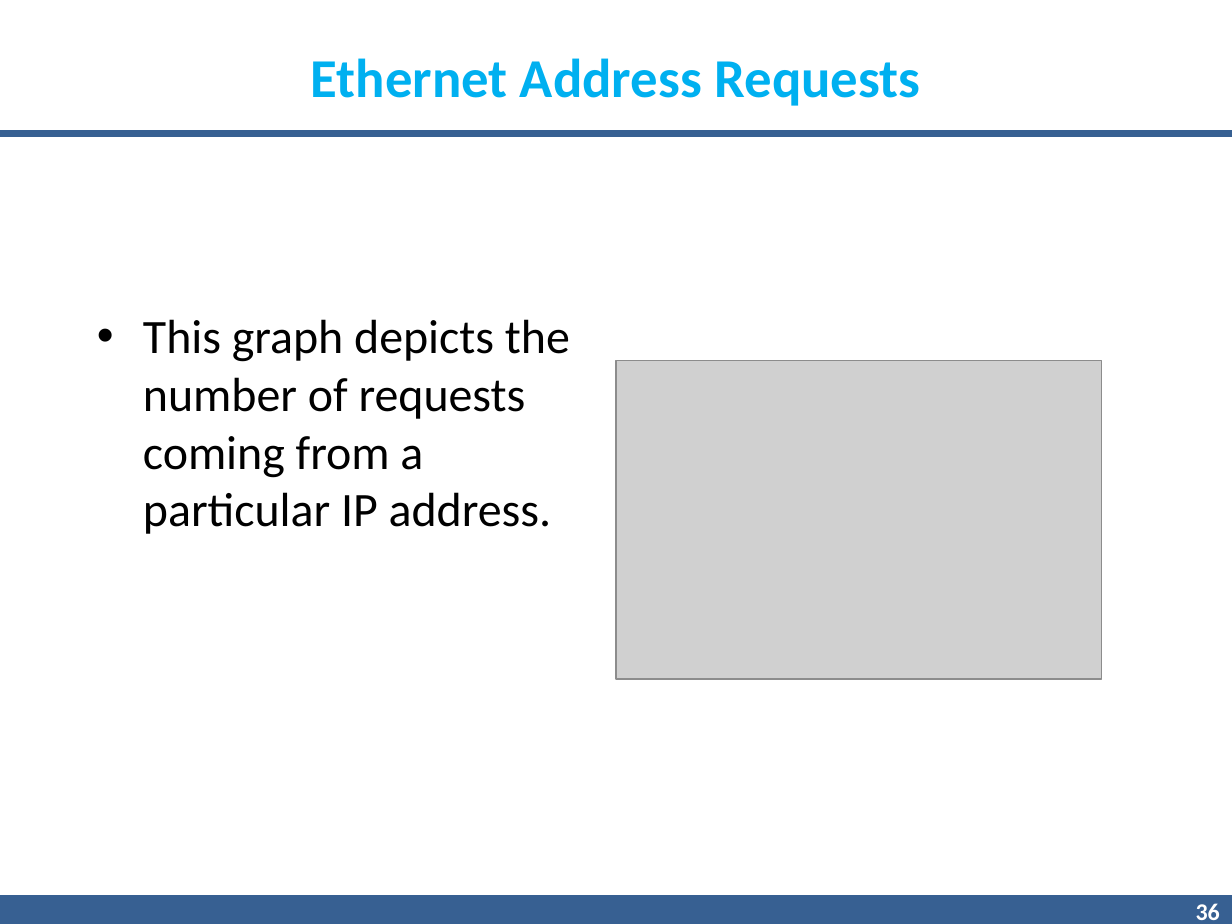
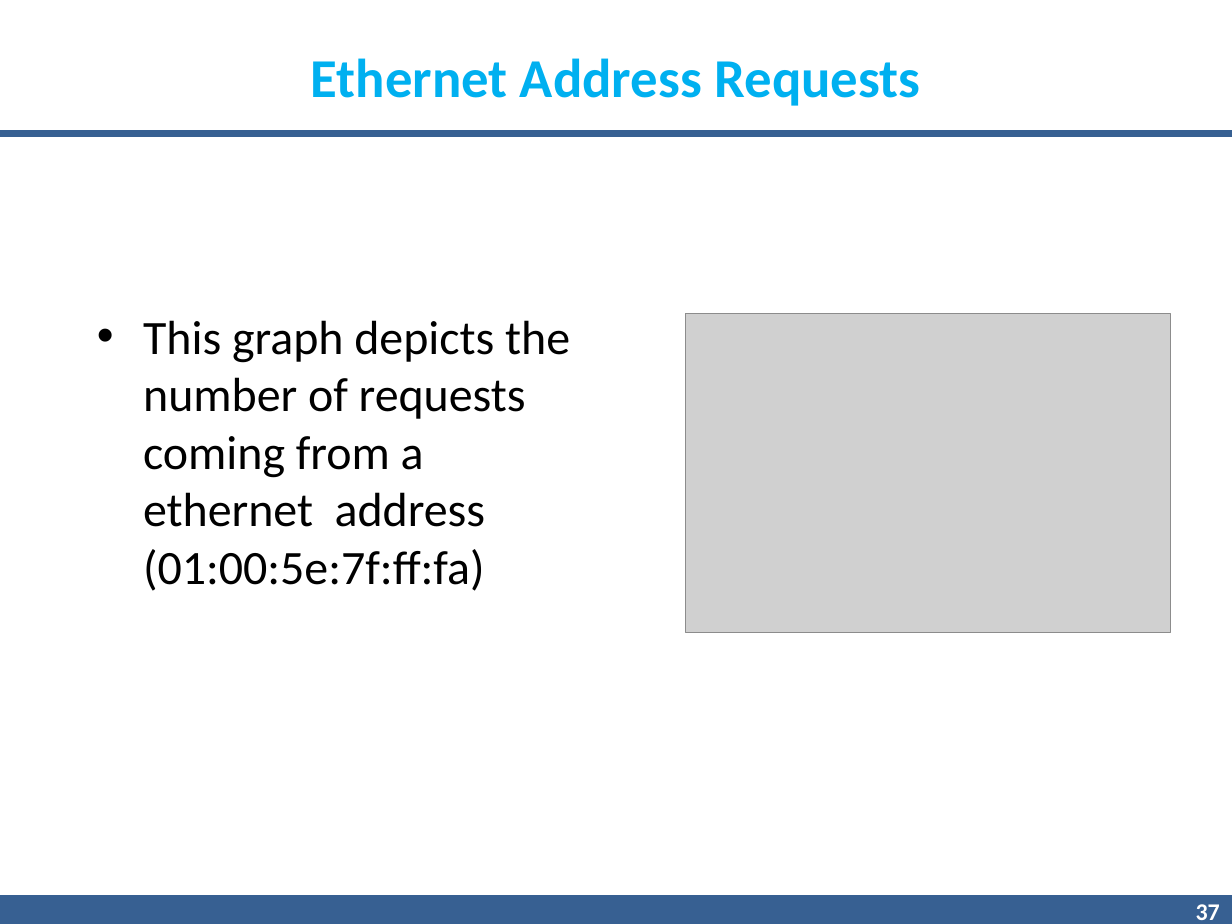
Before and after one commit to gnnain/Pcap_Reader, a slide deck: slide 37 of 7.pptx (slide 36 before the commit). Drawn at 1232x924 pixels with LibreOffice and Linux fonts; fonts in the diff are those of the drawing; grey boxes stand for pictures; background and template pictures are left out. Boxes give left, top, right and bottom in pixels: in the first picture for what was removed or moved away, otherwise in the second. Text is boxed around its words. In the diff, an @@ line names an element or a change of style, - is before the commit and + after.

```diff
--- a/7.pptx
+++ b/7.pptx
@@ text at <box>143,320,570,591</box>: text changed @@
-• This graph depicts the number of requests coming from a particular IP address.
+• This graph depicts the number of requests coming from a ethernet address (01:00:5e:7f:ff:fa)
@@ picture: place and size @@
-picture at <box>616,361,1101,679</box>
+picture at <box>685,314,1170,632</box>
@@ page number at <box>1196,904,1220,920</box>: text changed @@
-36
+37
```
Also in this commit, not shown: 14 other slides changed, 6 slides added, 4 slides removed.
